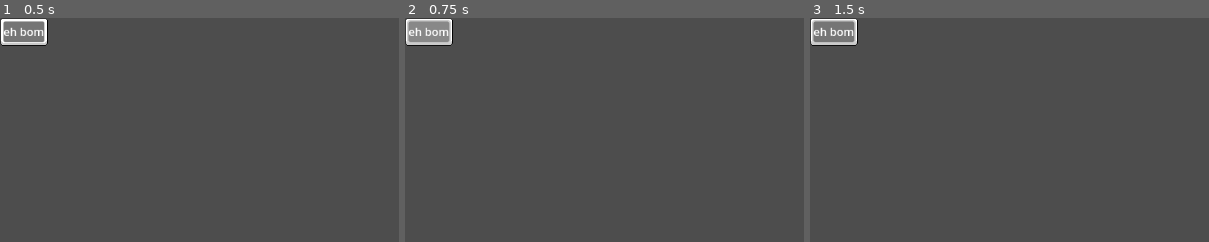
Above: before the commit, frames 1-3 (left to right).
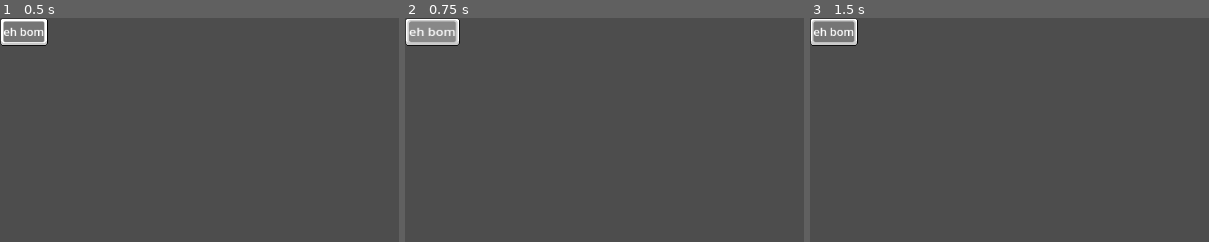
Above: after the commit, the same moments.

Repository: Hollow-Head/Sky-Island-Game
Game: Godot game, scene res://Scenes/DialogButton.tscn
Same seed, same stepped clock (60 frames per second), same inputs: the game is played once before the commit and once after it. This scene is started directly instead of the project's main scene.
Inputs (mouse positions are % of the whole screen's width and height, from its top left):
- Up to frame 1 (0.5 s): no input
- Up to frame 2 (0.75 s): click (3, 3) at 0.5 s
- Up to frame 3 (1.5 s): tap Enter at 1.25 s; move the mouse to (72, 45) at 1.27 s; press the mouse at (72, 45) at 1.28 s; hold Right (Right) from 1.28 s (still down)
The pictures show only the part of the screen within x 0-50%, y 0-50%; the shares and areas given below are measured in that part.

Frame 1 is identical in both runs. In frame 2, 0.5% of the frame differs, in the area x 0-14%, y 0-13%; in frame 3, nothing differs.

Commit message:
Simple animation in dialogue option
- Button will made a slightly smooth animation when you put your mouse on it

Diff:
--- a/Scenes/DialogButton.tscn
+++ b/Scenes/DialogButton.tscn
@@ -26,9 +26,12 @@
 
 [node name="Button" type="Button" parent="MarginContainer"]
 layout_mode = 2
+mouse_default_cursor_shape = 2
 
 [node name="Label" type="Label" parent="MarginContainer"]
 layout_mode = 2
 text = "eh bom"
 
+[connection signal="mouse_entered" from="MarginContainer/Button" to="." method="_on_button_mouse_entered"]
+[connection signal="mouse_exited" from="MarginContainer/Button" to="." method="_on_button_mouse_exited"]
 [connection signal="pressed" from="MarginContainer/Button" to="." method="_on_button_pressed"]
--- a/Scenes/Main.tscn
+++ b/Scenes/Main.tscn
@@ -22,6 +22,7 @@
 
 [node name="Game Time" type="Timer" parent="."]
 script = ExtResource("4_pqbyu")
+initialHour = 6
 
 [node name="Rotate Island Experimental" parent="." instance=ExtResource("5_f5gd8")]
 position = Vector2(-2850, -1041)
--- a/Scripts/DialogButton.gd
+++ b/Scripts/DialogButton.gd
@@ -5,8 +5,10 @@
 var choosed := false
 var id : int
 #var nomezinho := "CAMILA"
+var initScale : Vector2
 
 func _ready():
+	initScale = scale
 	pass
 
 func _process(delta):
@@ -19,3 +21,13 @@
 func _on_button_pressed():
 	choosed = true
 	pass
+
+
+func _on_button_mouse_entered():
+	scale.x = initScale.x * 1.15
+	pass
+
+
+func _on_button_mouse_exited():
+	scale.x = initScale.x
+	pass
